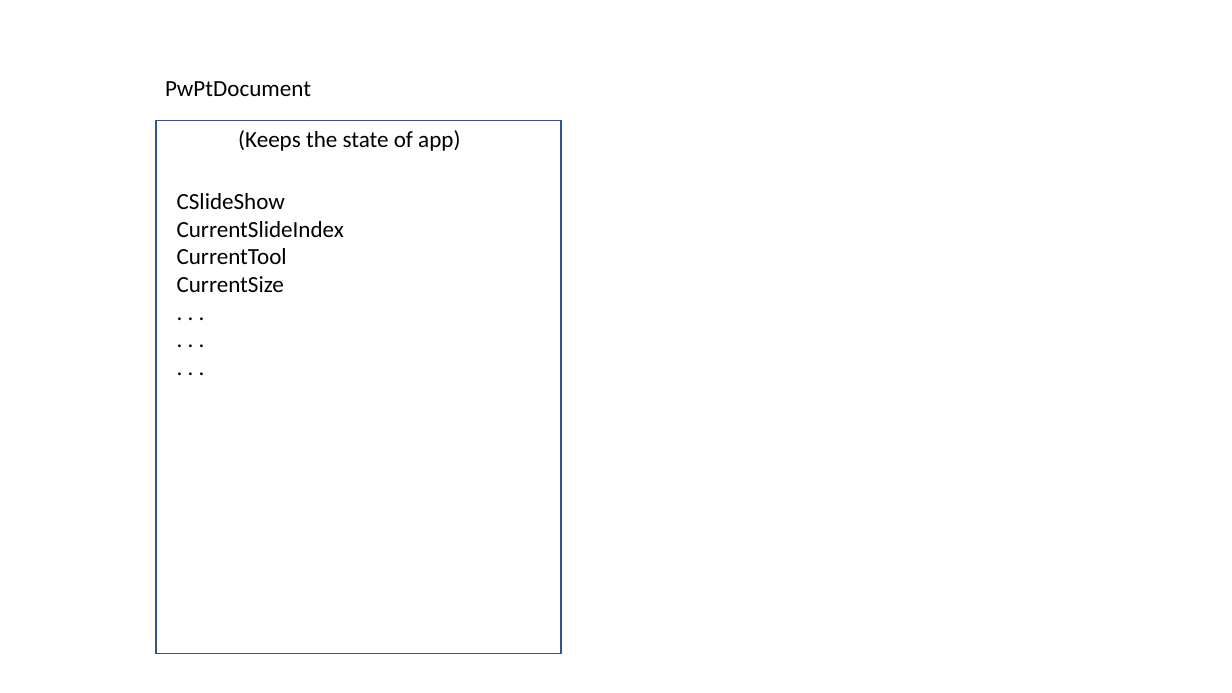
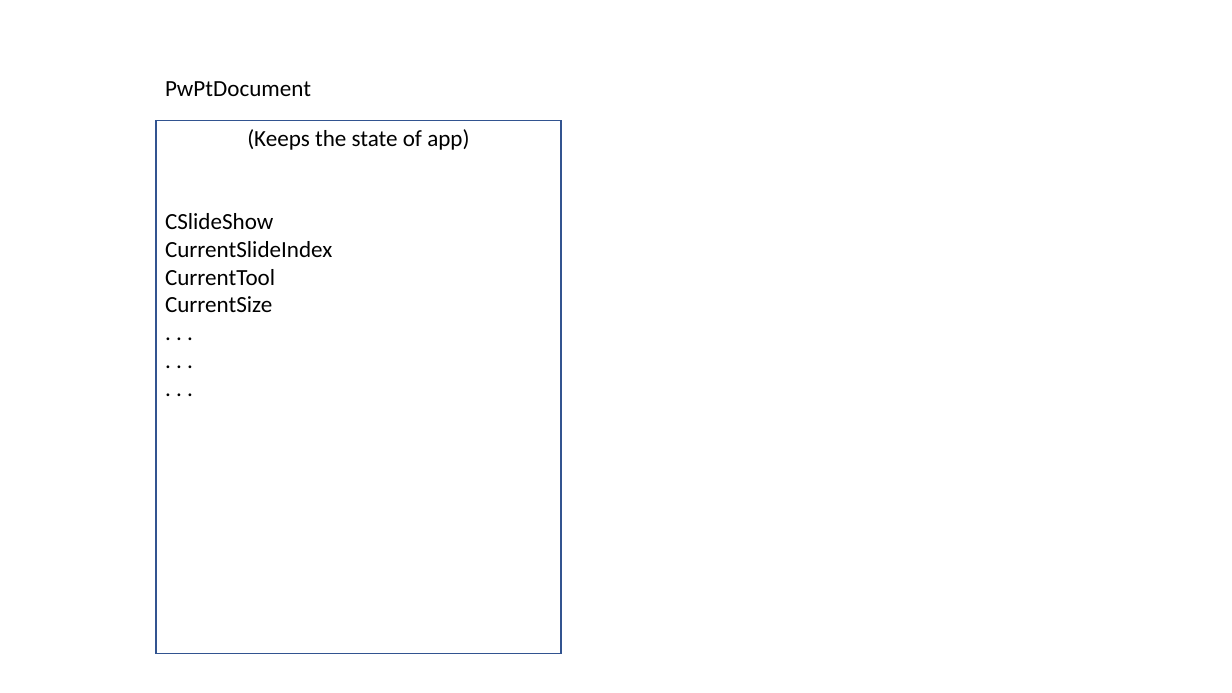
Before and after one commit to VardanyanAlex/PowerPoint, a slide deck: slide 2 of Powerpoint.pptx. Drawn at 1232x693 pixels with LibreOffice and Linux fonts; fonts in the diff are those of the drawing. Boxes give left, top, right and bottom in pixels: in the first picture for what was removed or moved away, otherwise in the second. Text is boxed around its words. In the diff, an @@ line names an element or a change of style, - is before the commit and + after.

```diff
--- a/Powerpoint.pptx
+++ b/Powerpoint.pptx
@@ text in rectangle at bbox=[165, 129, 469, 312]: text added @@
+(Keeps the state of app)
+CSlideShow
+CurrentSlideIndex
+CurrentTool
+CurrentSize
+. . .
+. . .
+. . .
@@ text removed at bbox=[238, 130, 460, 151] @@
-(Keeps the state of app)
@@ text removed at bbox=[177, 193, 344, 292] @@
-CSlideShow
-CurrentSlideIndex
-CurrentTool
-CurrentSize
-. . .
-. . .
-. . .
```
Also in this commit, not shown: 2 other slides changed.
